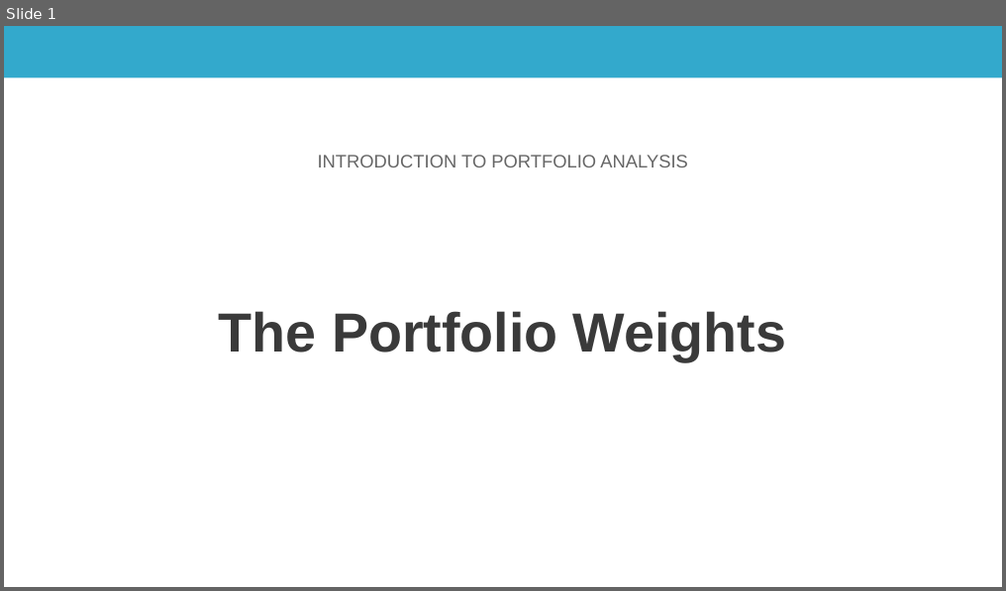
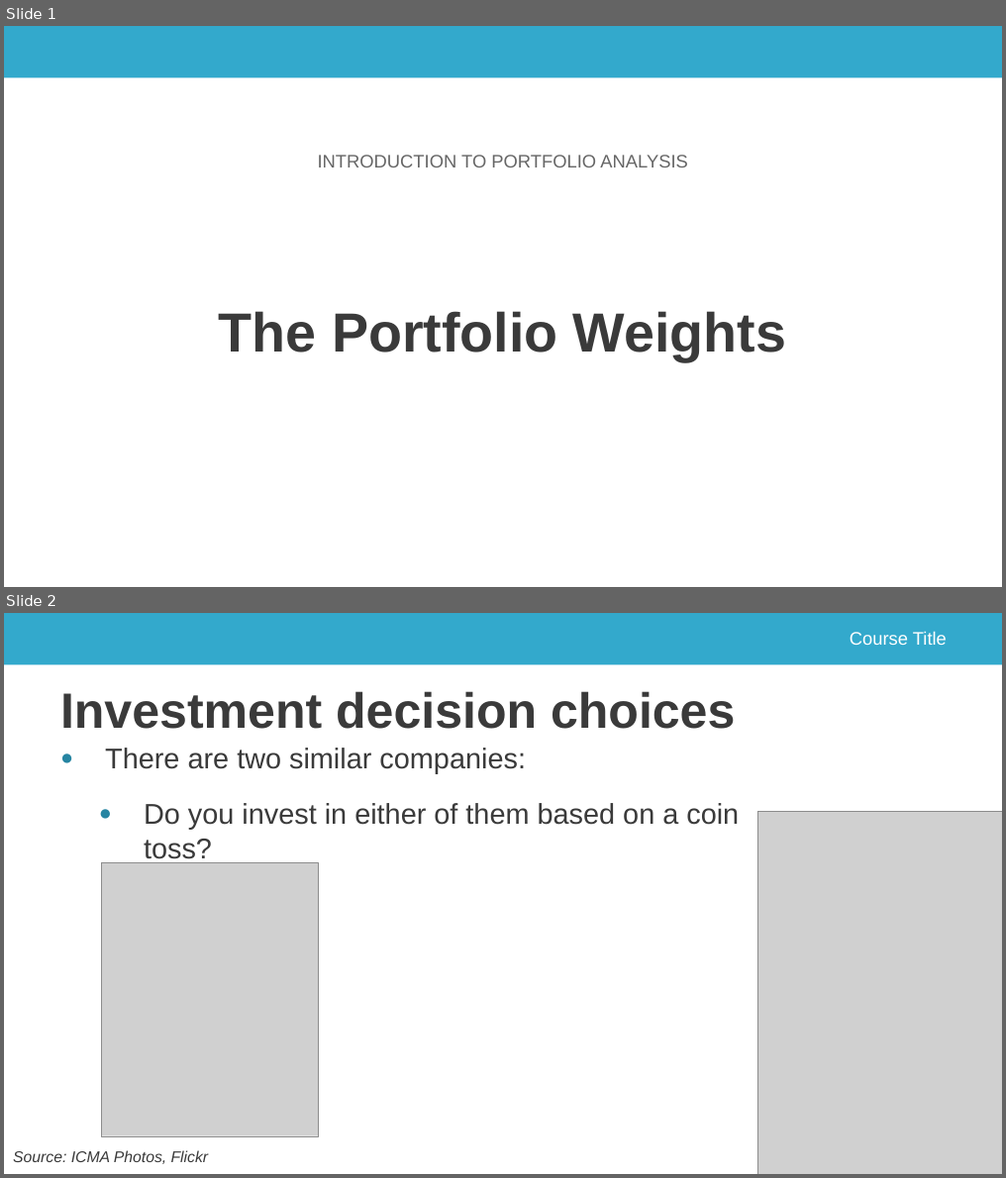
Before and after one commit to saciestudio/courses-intro-portfolio-analysis, a slide deck: scripts/ch_1_video_2.pptx. Shown one above the other, each under a label of ours: slide 1 before the commit, slides 1 and 2 after it. The pictures are 1006x591 and 1006x1178 pixels, drawn with LibreOffice and Linux fonts; fonts in the diff are those of the drawing; grey boxes stand for pictures; background and template pictures are left out. Boxes give left, top, right and bottom in pixels: in the first picture for what was removed or moved away, otherwise in the second. Text is boxed around its words. In the diff, an @@ line names an element or a change of style, - is before the commit and + after.

```diff
--- a/scripts/ch_1_video_2.pptx
+++ b/scripts/ch_1_video_2.pptx
@@ slide 2 added at (4, 613, 1002, 1174), background #FFFFFF; not listed: 1 template element that a slide beside it also shows @@
@@ text added at (849, 631, 946, 645), 35 pt, text #FFFFFF @@
+Course Title
@@ title added at (60, 691, 735, 729), 95.4 pt, text #3A3A3A, bold @@
+Investment decision choices
@@ text added at (105, 748, 739, 863), 55 pt, text #3A3A3A @@
+● There are two similar companies:
+  ● Do you invest in either of them based on a coin toss?
@@ picture added at (758, 811, 1002, 1174) @@
@@ picture added at (101, 862, 318, 1137) @@
@@ text added at (13, 1151, 209, 1164), 30 pt, text #3A3A3A, italic @@
+  Source: ICMA Photos, Flickr
```
Also in this commit, not shown: 3 slides changed, 2 other files.
